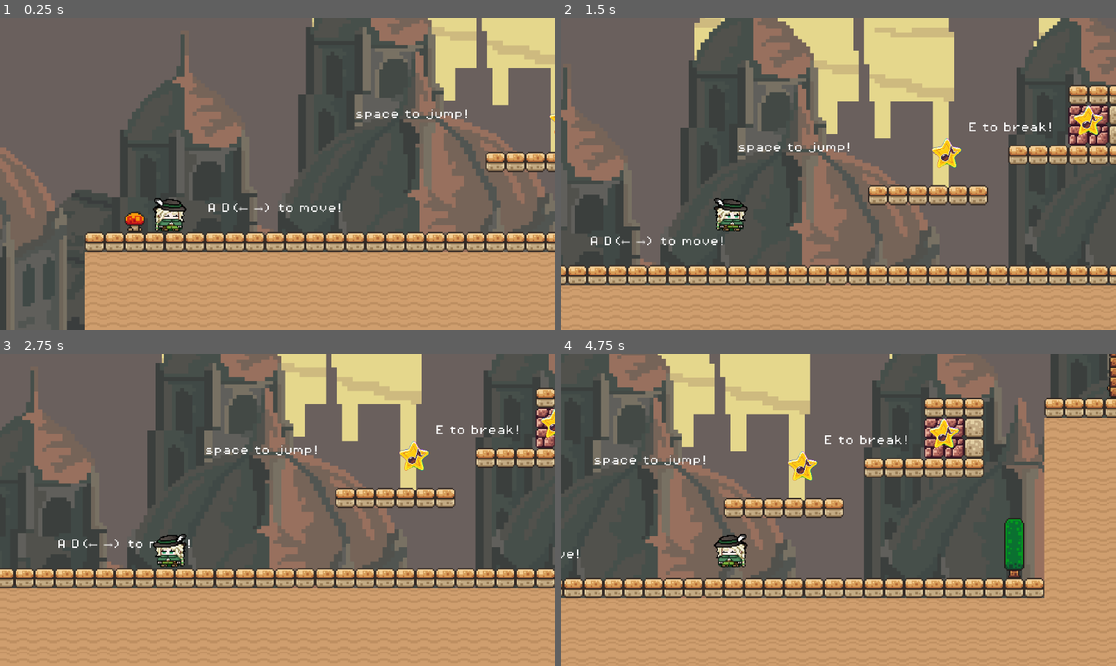
Above: before the commit, frames 1-4 (two rows, left to right).
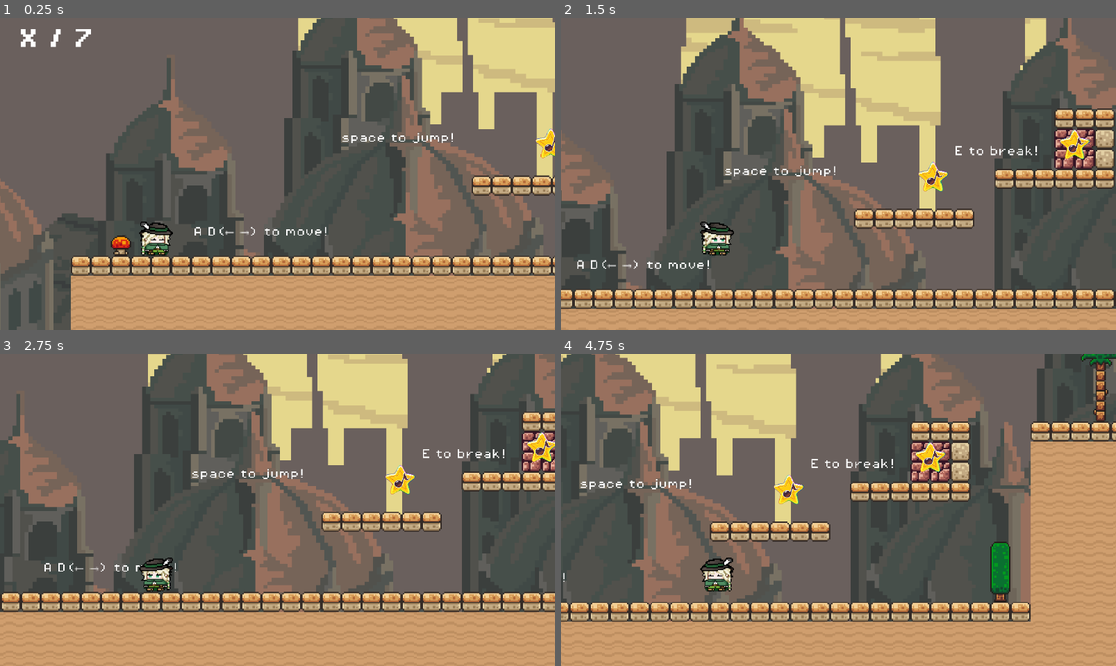
Above: after the commit, the same moments.

Repository: dtiburzi/2D-Game-Group
Game: Godot game, scene res://scenes/levels/tutorial.tscn
Two runs of this game, one before a commit and one after it. Both use one fixed random seed, a clock stepped at 60 frames per second and the inputs below.
Inputs:
- Up to frame 1 (0.25 s): no input
- Up to frame 2 (1.5 s): hold Right (move_right) from 0.53 s (still down); tap Space (jump) at 0.77 s
- Up to frame 3 (2.75 s): tap Space (jump) at 1.52 s; release Right (move_right) at 2.03 s; hold Left (move_left) from 2.03 s (still down)
- Up to frame 4 (4.75 s): release Left (move_left) at 2.78 s; hold Right (move_right) 2.78-4.28 s; tap Space (jump) at 3.02, 3.77, 4.52 s; hold Left (move_left) from 4.28 s (still down)

The runs differ from the first frame. In frame 1, 34% of the frame differs, in the area x 0-100%, y 0-100%; in frame 2, 44%, in the area x 0-100%, y 0-94%; in frame 3, 38%; in frame 4, 42%.

Commit message:
new file (a copy)

Diff:
--- a/mainscene_test(Qiaofeng)/scenes/levels/level1.tscn
+++ b/mainscene_test(Qiaofeng)/scenes/levels/level1.tscn
@@ -1,6 +1,6 @@
 [gd_scene load_steps=48 format=3 uid="uid://bmul6gare3yxr"]
 
-[ext_resource type="Script" path="res://scripts/game_manager.gd" id="1_nl1fl"]
+[ext_resource type="Script" path="res://scripts/game_manager_tutorial.gd" id="1_eftt3"]
 [ext_resource type="PackedScene" uid="uid://cyst85fsck5xa" path="res://scenes/player_test.tscn" id="1_rhjrj"]
 [ext_resource type="Texture2D" uid="uid://dncdtyfxryqvc" path="res://asset/Terrain (16x16).png" id="2_m61h0"]
 [ext_resource type="Texture2D" uid="uid://0idofkqy4p3e" path="res://asset/brackeys_platformer_assets/brackeys_platformer_assets/sprites/world_tileset.png" id="3_6nlxs"]
@@ -540,7 +540,7 @@
 
 [node name="Game manager" type="Node" parent="."]
 unique_name_in_owner = true
-script = ExtResource("1_nl1fl")
+script = ExtResource("1_eftt3")
 
 [node name="coins" type="Node" parent="."]
 
--- a/mainscene_test(Qiaofeng)/scenes/levels/level2.tscn
+++ b/mainscene_test(Qiaofeng)/scenes/levels/level2.tscn
@@ -1,6 +1,6 @@
 [gd_scene load_steps=61 format=3 uid="uid://b8hhw3q52i02v"]
 
-[ext_resource type="Script" path="res://scripts/game_manager.gd" id="1_ms4g3"]
+[ext_resource type="Script" path="res://scripts/game_manager_tutorial.gd" id="1_pwcrf"]
 [ext_resource type="PackedScene" uid="uid://cyst85fsck5xa" path="res://scenes/player_test.tscn" id="2_5si2t"]
 [ext_resource type="Texture2D" uid="uid://dncdtyfxryqvc" path="res://asset/Terrain (16x16).png" id="3_oc476"]
 [ext_resource type="Texture2D" uid="uid://0idofkqy4p3e" path="res://asset/brackeys_platformer_assets/brackeys_platformer_assets/sprites/world_tileset.png" id="4_6y1gf"]
@@ -727,7 +727,7 @@
 
 [node name="Game manager" type="Node" parent="."]
 unique_name_in_owner = true
-script = ExtResource("1_ms4g3")
+script = ExtResource("1_pwcrf")
 
 [node name="Player_test" parent="." instance=ExtResource("2_5si2t")]
 position = Vector2(61, -74)
--- a/mainscene_test(Qiaofeng)/scenes/levels/level3.tscn
+++ b/mainscene_test(Qiaofeng)/scenes/levels/level3.tscn
@@ -1,6 +1,6 @@
 [gd_scene load_steps=45 format=3 uid="uid://cmfbtcwnt5vbx"]
 
-[ext_resource type="Script" path="res://scripts/game_manager.gd" id="1_mxv03"]
+[ext_resource type="Script" path="res://scripts/game_manager_tutorial.gd" id="1_15rj0"]
 [ext_resource type="PackedScene" uid="uid://cyst85fsck5xa" path="res://scenes/player_test.tscn" id="2_yem6e"]
 [ext_resource type="Texture2D" uid="uid://dncdtyfxryqvc" path="res://asset/Terrain (16x16).png" id="3_ixnp8"]
 [ext_resource type="Texture2D" uid="uid://0idofkqy4p3e" path="res://asset/brackeys_platformer_assets/brackeys_platformer_assets/sprites/world_tileset.png" id="4_4d7aj"]
@@ -539,7 +539,7 @@
 
 [node name="Game manager" type="Node" parent="."]
 unique_name_in_owner = true
-script = ExtResource("1_mxv03")
+script = ExtResource("1_15rj0")
 
 [node name="Player_test" parent="." instance=ExtResource("2_yem6e")]
 position = Vector2(60, 128)
--- a/mainscene_test(Qiaofeng)/scenes/levels/tutorial.tscn
+++ b/mainscene_test(Qiaofeng)/scenes/levels/tutorial.tscn
@@ -1,10 +1,11 @@
-[gd_scene load_steps=32 format=3 uid="uid://bugjgi5qjnkl2"]
+[gd_scene load_steps=33 format=3 uid="uid://bugjgi5qjnkl2"]
 
 [ext_resource type="Script" path="res://scripts/game_manager.gd" id="1_bgthq"]
 [ext_resource type="PackedScene" uid="uid://dj0hllcm6fj0l" path="res://scenes/coin.tscn" id="2_t1bve"]
 [ext_resource type="AudioStream" uid="uid://defm05dopgvmw" path="res://Audio Files/Audio Level 1 (Guitar)/A3.mp3" id="3_h7vhn"]
 [ext_resource type="AudioStream" uid="uid://ff04igds3wn7" path="res://Audio Files/Audio Level 1 (Guitar)/C4.mp3" id="4_uw6v6"]
 [ext_resource type="AudioStream" uid="uid://btvvpef04wxrh" path="res://Audio Files/Audio Level 1 (Guitar)/E4.mp3" id="5_ds7y3"]
+[ext_resource type="FontFile" uid="uid://cghgc7rm1slap" path="res://asset/brackeys_platformer_assets/brackeys_platformer_assets/fonts/PixelOperator8-Bold.ttf" id="7_eqsgk"]
 [ext_resource type="PackedScene" uid="uid://cyst85fsck5xa" path="res://scenes/player_test.tscn" id="10_ck557"]
 [ext_resource type="Texture2D" uid="uid://dncdtyfxryqvc" path="res://asset/Terrain (16x16).png" id="11_yiha4"]
 [ext_resource type="Texture2D" uid="uid://0idofkqy4p3e" path="res://asset/brackeys_platformer_assets/brackeys_platformer_assets/sprites/world_tileset.png" id="12_dwmb1"]
@@ -401,10 +402,6 @@
 
 [node name="Level1" type="Node2D"]
 
-[node name="Game manager" type="Node" parent="."]
-unique_name_in_owner = true
-script = ExtResource("1_bgthq")
-
 [node name="coins" type="Node" parent="."]
 
 [node name="coin" parent="coins" instance=ExtResource("2_t1bve")]
@@ -446,8 +443,23 @@
 position = Vector2(61, 83)
 scale = Vector2(0.6, 0.6)
 
+[node name="Game manager" type="Node" parent="Player_test"]
+unique_name_in_owner = true
+script = ExtResource("1_bgthq")
+
+[node name="scoreLabel" type="Label" parent="Player_test/Game manager"]
+offset_left = -64.0
+offset_top = -93.0
+offset_right = 26.0
+offset_bottom = -69.0
+theme_override_fonts/font = ExtResource("7_eqsgk")
+theme_override_font_sizes/font_size = 16
+text = "X / 7"
+horizontal_alignment = 1
+autowrap_mode = 2
+
 [node name="Camera2D" type="Camera2D" parent="Player_test"]
-position = Vector2(143.333, -76.6667)
+position = Vector2(161.667, -108.333)
 zoom = Vector2(2.6, 2.6)
 limit_bottom = 240
 limit_smoothed = true
--- /dev/null
+++ b/mainscene_test(Qiaofeng)/scripts/game_manager_tutorial.gd
@@ -0,0 +1,9 @@
+extends Node
+
+var score = 0
+@onready var score_label: Label = $scoreLabel
+
+func add_point():
+	score += 1
+	print(score)
+	score_label.text = str(score)+"/ 7"
Not shown, added: mainscene_test(tutorial 10.26)/.gitattributes
Not shown, added: mainscene_test(tutorial 10.26)/.gitignore
Not shown, added: mainscene_test(tutorial 10.26)/Audio Files/Audio Level 1 (Guitar)/A3.mp3
Not shown, added: mainscene_test(tutorial 10.26)/Audio Files/Audio Level 1 (Guitar)/A3.mp3.import
Not shown, added: mainscene_test(tutorial 10.26)/Audio Files/Audio Level 1 (Guitar)/B3.mp3
Not shown, added: mainscene_test(tutorial 10.26)/Audio Files/Audio Level 1 (Guitar)/B3.mp3.import
Not shown, added: mainscene_test(tutorial 10.26)/Audio Files/Audio Level 1 (Guitar)/C4.mp3
Not shown, added: mainscene_test(tutorial 10.26)/Audio Files/Audio Level 1 (Guitar)/C4.mp3.import
Not shown, added: mainscene_test(tutorial 10.26)/Audio Files/Audio Level 1 (Guitar)/D4.mp3
Not shown, added: mainscene_test(tutorial 10.26)/Audio Files/Audio Level 1 (Guitar)/D4.mp3.import
Not shown, added: mainscene_test(tutorial 10.26)/Audio Files/Audio Level 1 (Guitar)/E4.mp3
Not shown, added: mainscene_test(tutorial 10.26)/Audio Files/Audio Level 1 (Guitar)/E4.mp3.import
(and 188 more such lines)
